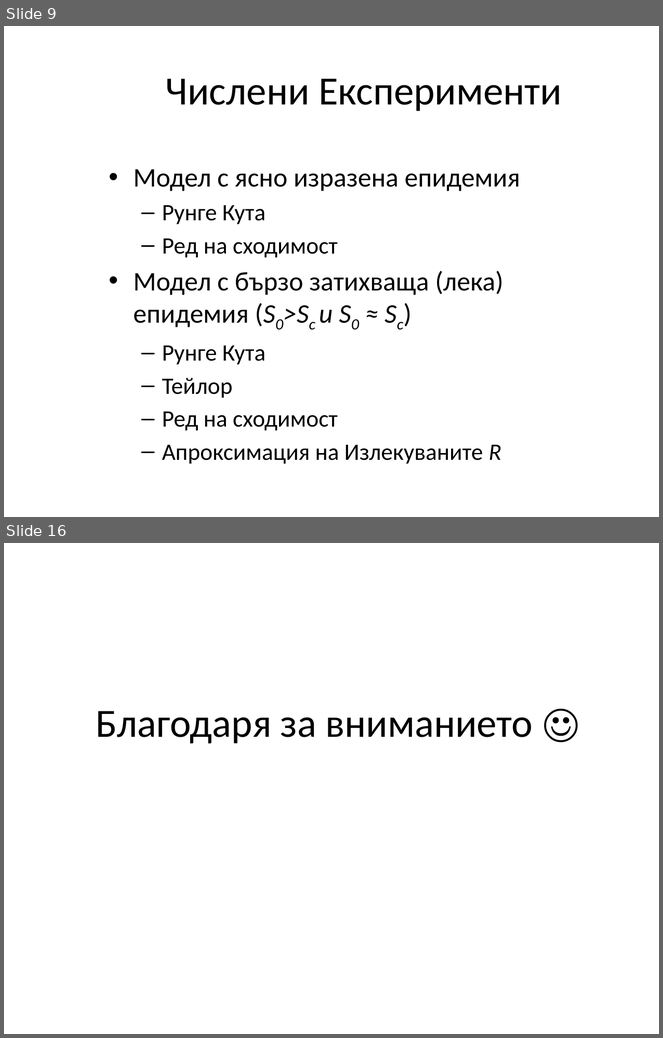
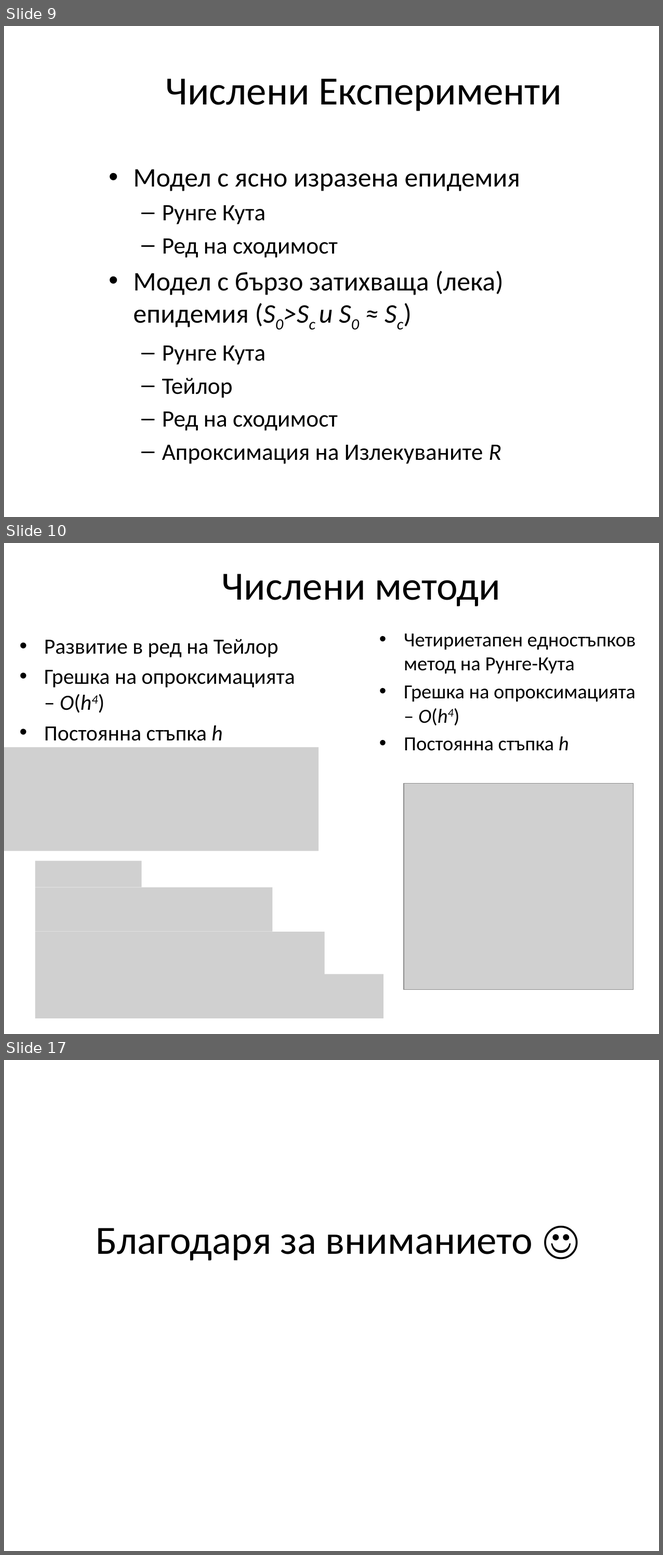
Before and after one commit to CloakMe/Boussinesq, a slide deck: SIRModels/SIRModels.pptx. Shown one above the other, each under a label of ours: slides 9 and 16 before the commit, slides 9, 10 and 17 after it; the slides between them are not shown. The pictures are 663x1038 and 663x1555 pixels, drawn with LibreOffice and Linux fonts; fonts in the diff are those of the drawing; grey boxes stand for pictures. Boxes give left, top, right and bottom in pixels: in the first picture for what was removed or moved away, otherwise in the second. Text is boxed around its words. In the diff, an @@ line names an element or a change of style, - is before the commit and + after.

```diff
--- a/SIRModels/SIRModels.pptx
+++ b/SIRModels/SIRModels.pptx
@@ slide 10 added at box(4, 543, 659, 1034), background #FFFFFF @@
@@ title added at box(222, 574, 501, 606), 44 pt, text #000000 @@
+Числени методи
@@ text added at box(404, 633, 636, 751), 22 pt, text #000000 @@
+• Четириетапен едностъпков метод на Рунге-Кута
+• Грешка на опроксимацията – O(h4)
+• Постоянна стъпка h
@@ text added at box(44, 639, 295, 741), 23.8 pt, text #000000 @@
+• Развитие в ред на Тейлор
+• Грешка на опроксимацията – O(h4)
+• Постоянна стъпка h
@@ picture added at box(4, 747, 319, 851) @@
@@ picture added at box(404, 783, 634, 990) @@
@@ picture added at box(35, 861, 142, 887) @@
@@ picture added at box(35, 888, 273, 932) @@
@@ picture added at box(35, 932, 325, 977) @@
@@ picture added at box(35, 974, 384, 1019) @@
@@ what was slide 16 is now slide 17 @@
```
Also in this commit, not shown: 1 slide changed, 6 other slides added, 6 slides removed.
